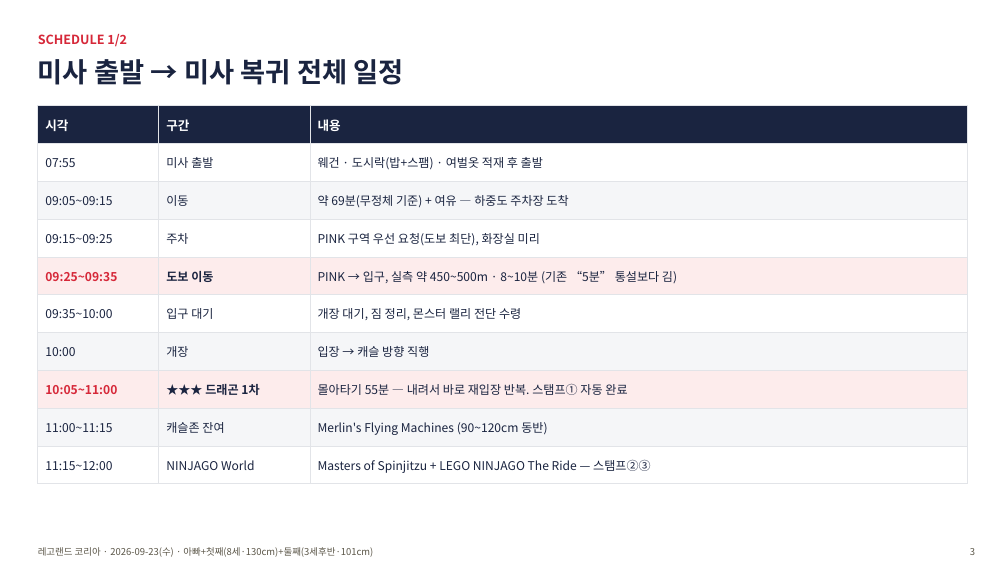
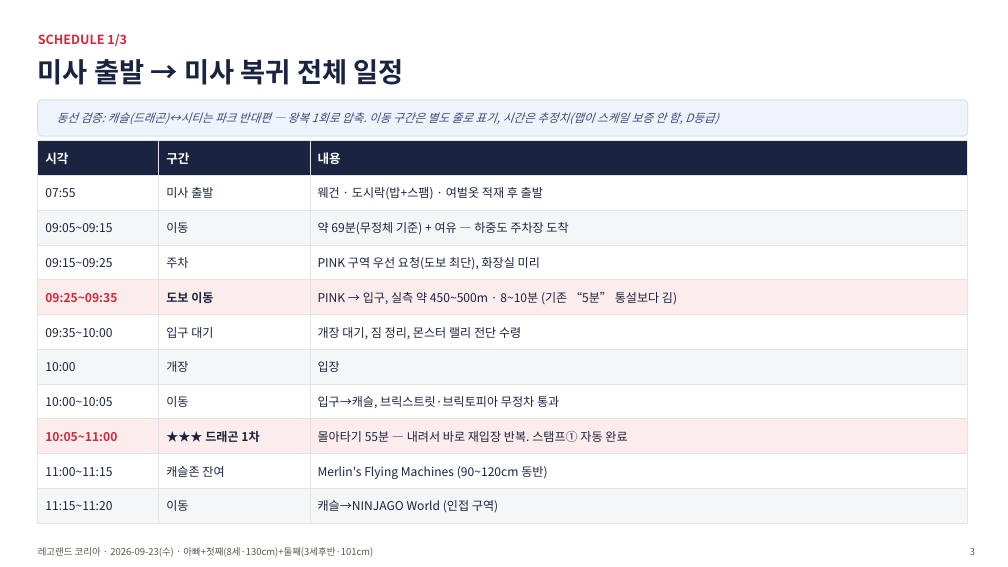
Before and after one commit to wonhee9299/wonee9, a slide deck: slide 3 of family-outings/assets/legoland_20260923_plan.pptx. Drawn at 1008x567 pixels with LibreOffice and Linux fonts; fonts in the diff are those of the drawing. Boxes give left, top, right and bottom in pixels: in the first picture for what was removed or moved away, otherwise in the second. Text is boxed around its words. In the diff, an @@ line names an element or a change of style, - is before the commit and + after.

```diff
--- a/family-outings/assets/legoland_20260923_plan.pptx
+++ b/family-outings/assets/legoland_20260923_plan.pptx
@@ rounded rectangle added at (x1=38, y1=100, x2=968, y2=136), fill #EFF3FB, outline #D8E0F2 1 pt @@
@@ text added at (x1=57, y1=112, x2=718, y2=124), 11 pt, text #3A4A7A, italic @@
+동선 검증: 캐슬(드래곤)↔시티는 파크 반대편 — 왕복 1회로 압축. 이동 구간은 별도 줄로 표기, 시간은 추정치(맵이 스케일 보증 안 함, D등급)
@@ table at (x1=38, y1=141, x2=968, y2=516) @@
-row 7: 10:00 | 개장 | 입장 → 캐슬 방향 직행
+row 7: 10:00 | 개장 | 입장
+row 8: 10:00~10:05 | 이동 | 입구→캐슬, 브릭스트릿·브릭토피아 무정차 통과
-row 10: 11:15~12:00 | NINJAGO World | Masters of Spinjitzu + LEGO NINJAGO The Ride — 스탬프②③
+row 11: 11:15~11:20 | 이동 | 캐슬→NINJAGO World (인접 구역)
@@ table resized from (x1=38, y1=106, x2=968, y2=477) to (x1=38, y1=141, x2=968, y2=516) @@
```
Also in this commit, not shown: 5 other slides changed, 1 slide added, 2 other files.
